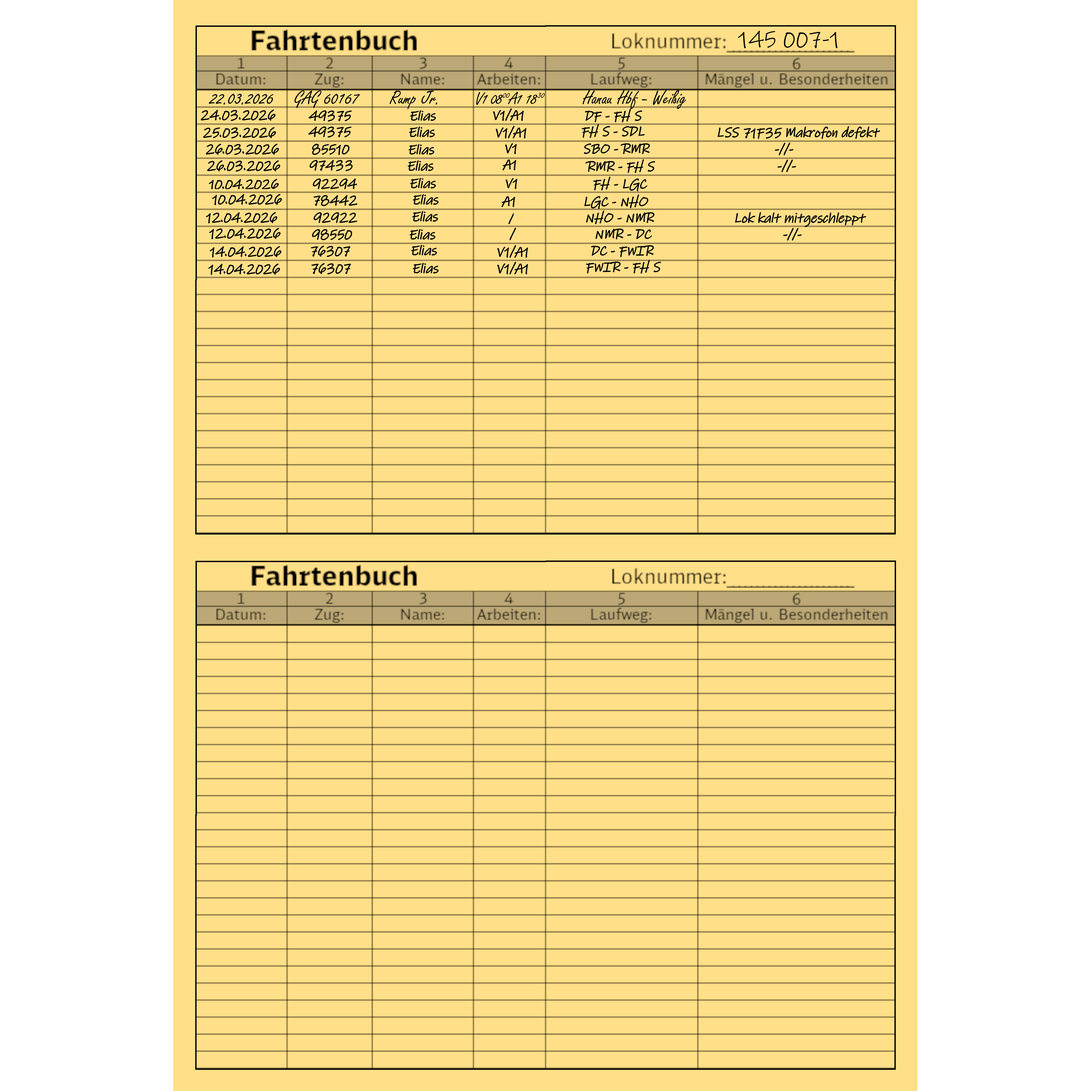
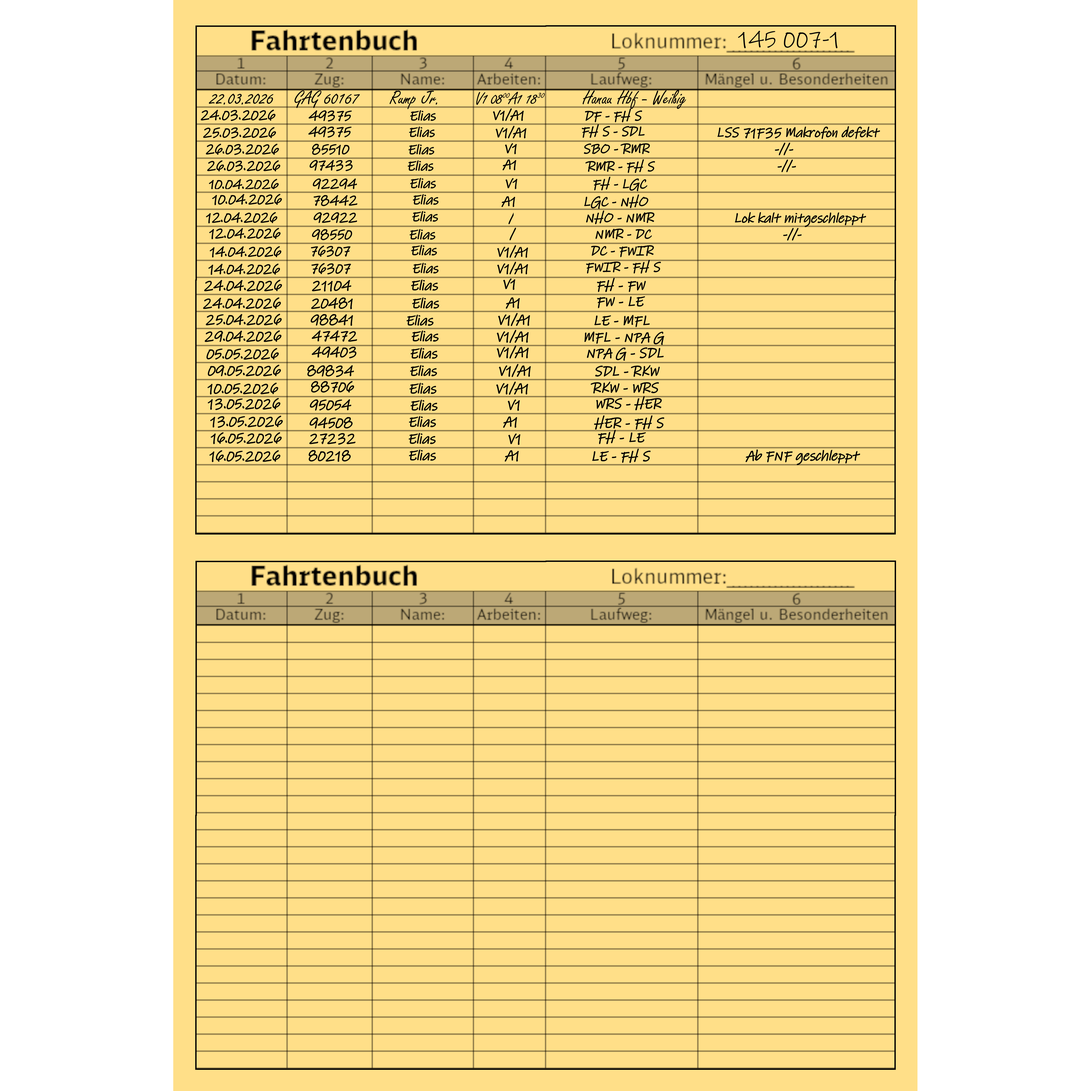
The second 1091px x 1091px image is a revision of the first. Changes to its layers:
added layer "LE - MFL" above "V1/A1 #4" over [594, 314, 651, 328]
added layer "24.04.2026 #1" above "MFL - NPA G" over [203, 297, 282, 310]
added layer "MFL - NPA G" above "V1/A1 #6" over [584, 331, 665, 346]
added layer "NPA G - SDL" above "V1/A1 #5" over [587, 347, 665, 361]
added layer "SDL - RKW" above "V1/A1 #7" over [595, 364, 661, 377]
added layer "13.05.2026" above "RKW - WRS" over [207, 397, 281, 411]
added layer "RKW - WRS" above "HER - FH S" over [590, 381, 660, 394]
added layer "HER - FH S" above "A1 #3" over [594, 415, 665, 430]
added layer "16.05.2026 #1" above "FH - LE" over [209, 450, 281, 463]
added layer "FH - LE" above "V1 #4" over [598, 429, 647, 445]
added layer "Ab FNF geschleppt" above "LE - FH S" over [745, 449, 861, 466]
added layer "LE - FH S" above "A1 #4" over [592, 448, 651, 464]
added layer "16.05.2026" above "13.05.2026 #1" over [210, 432, 282, 445]
added layer "13.05.2026 #1" above "WRS - HER" over [210, 415, 284, 428]
added layer "WRS - HER" above "V1 #3" over [596, 396, 663, 411]
added layer "89834" above "88706" over [307, 364, 355, 378]
added layer "10.05.2026" above "09.05.2026" over [207, 382, 279, 395]
added layer "09.05.2026" above "05.05.2026" over [207, 364, 282, 377]
added layer "05.05.2026" above "29.04.2026" over [206, 348, 280, 360]
added layer "29.04.2026" above "25.04.2026" over [204, 330, 282, 343]
added layer "25.04.2026" above "FW - LE" over [205, 313, 282, 326]
added layer "FW - LE" above "FH - FW" over [597, 296, 646, 309]
added layer "FH - FW" above "V1 #2" over [597, 277, 647, 293]
added layer "24.04.2026" above "FWIR - FH S" over [204, 279, 283, 292]
…and 32 more changes (32 added)
